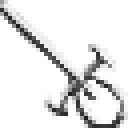
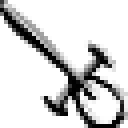
Two versions of the same layered image (w=128, h=128). Layer-by-layer changes:
painted on "Warstwa 1" over (0, 0, 128, 128)
